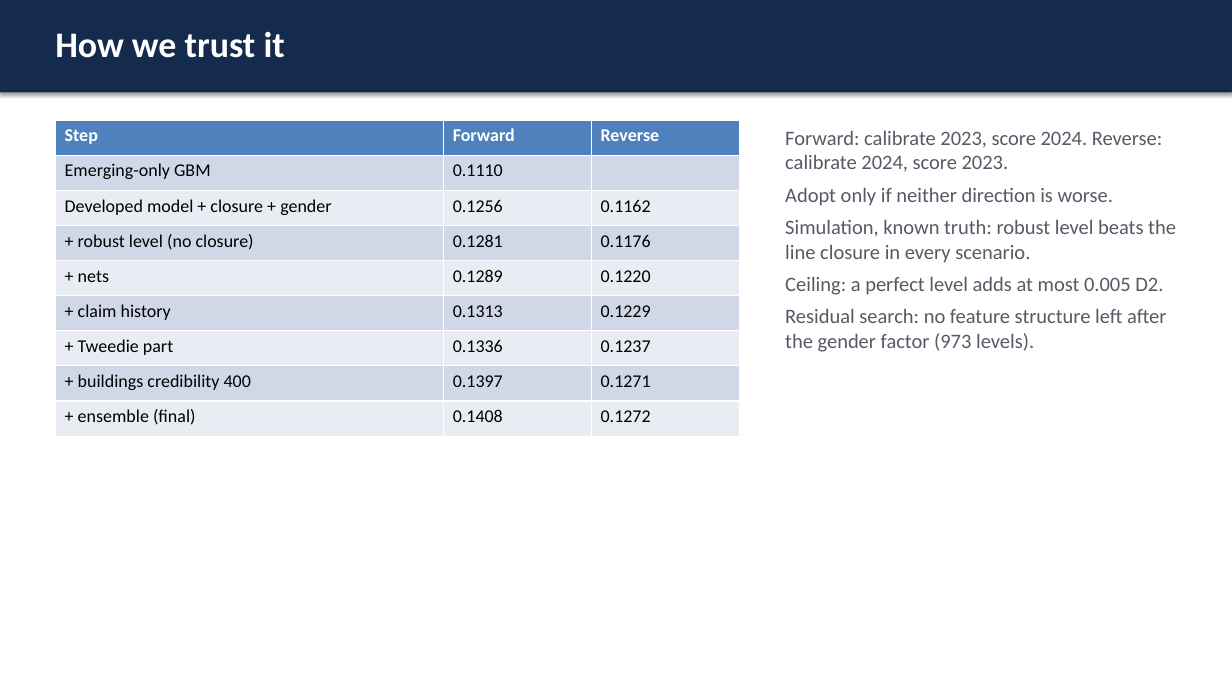
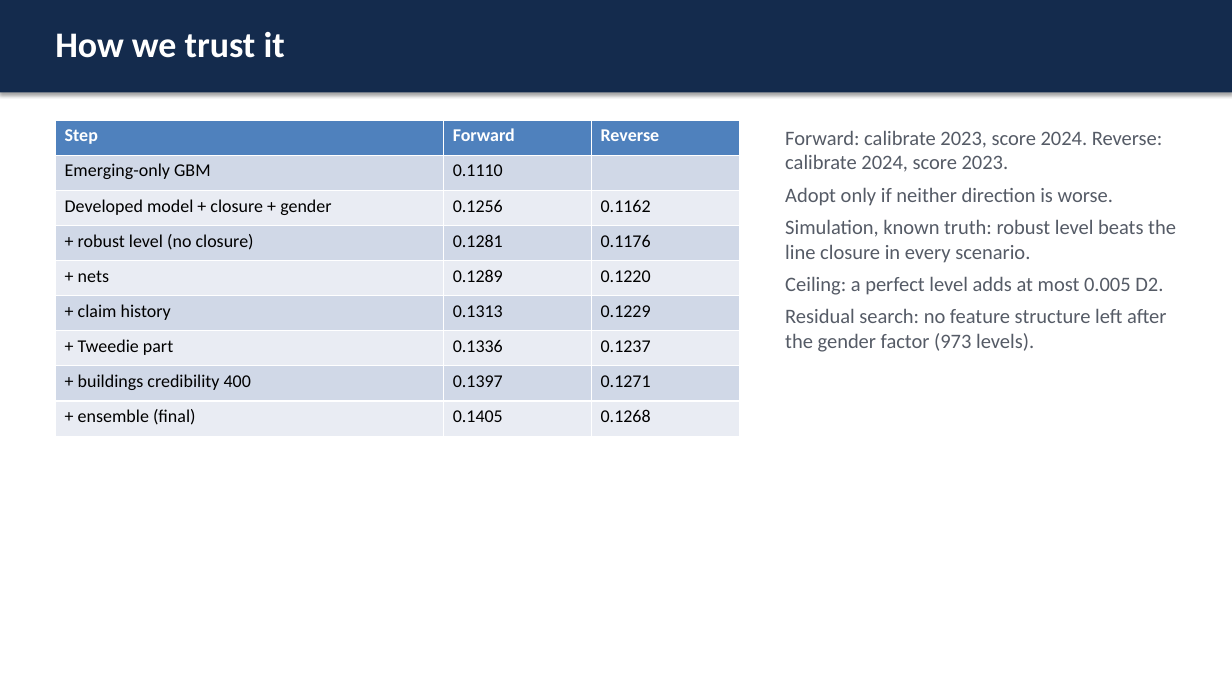
Before and after one commit to wideflat/iaa-hackathon2026, a slide deck: slide 4 of docs/final/video_slides.pptx. Drawn at 1232x693 pixels with LibreOffice and Linux fonts; fonts in the diff are those of the drawing. Boxes give left, top, right and bottom in pixels: in the first picture for what was removed or moved away, otherwise in the second. Text is boxed around its words. In the diff, an @@ line names an element or a change of style, - is before the commit and + after.

```diff
--- a/docs/final/video_slides.pptx
+++ b/docs/final/video_slides.pptx
@@ table at (55,120,739,436) @@
-row 9, column 2: 0.1408
+row 9, column 2: 0.1405
-row 9, column 3: 0.1272
+row 9, column 3: 0.1268
```
Also in this commit, not shown: 2 other slides changed, 10 other files.
